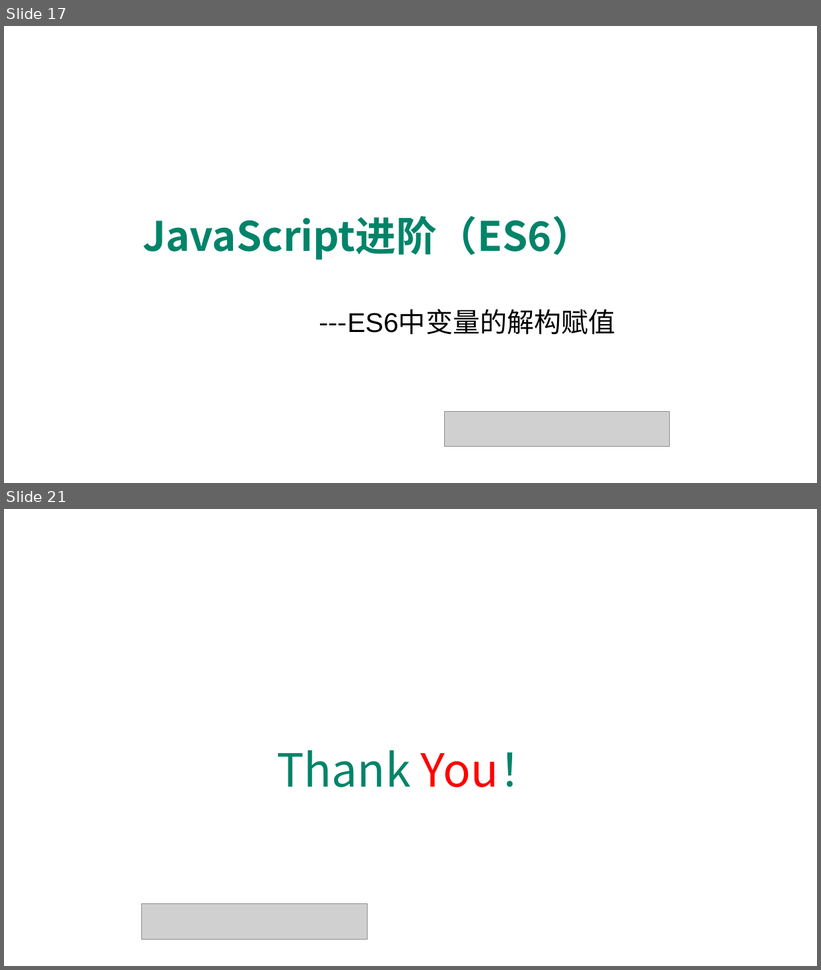
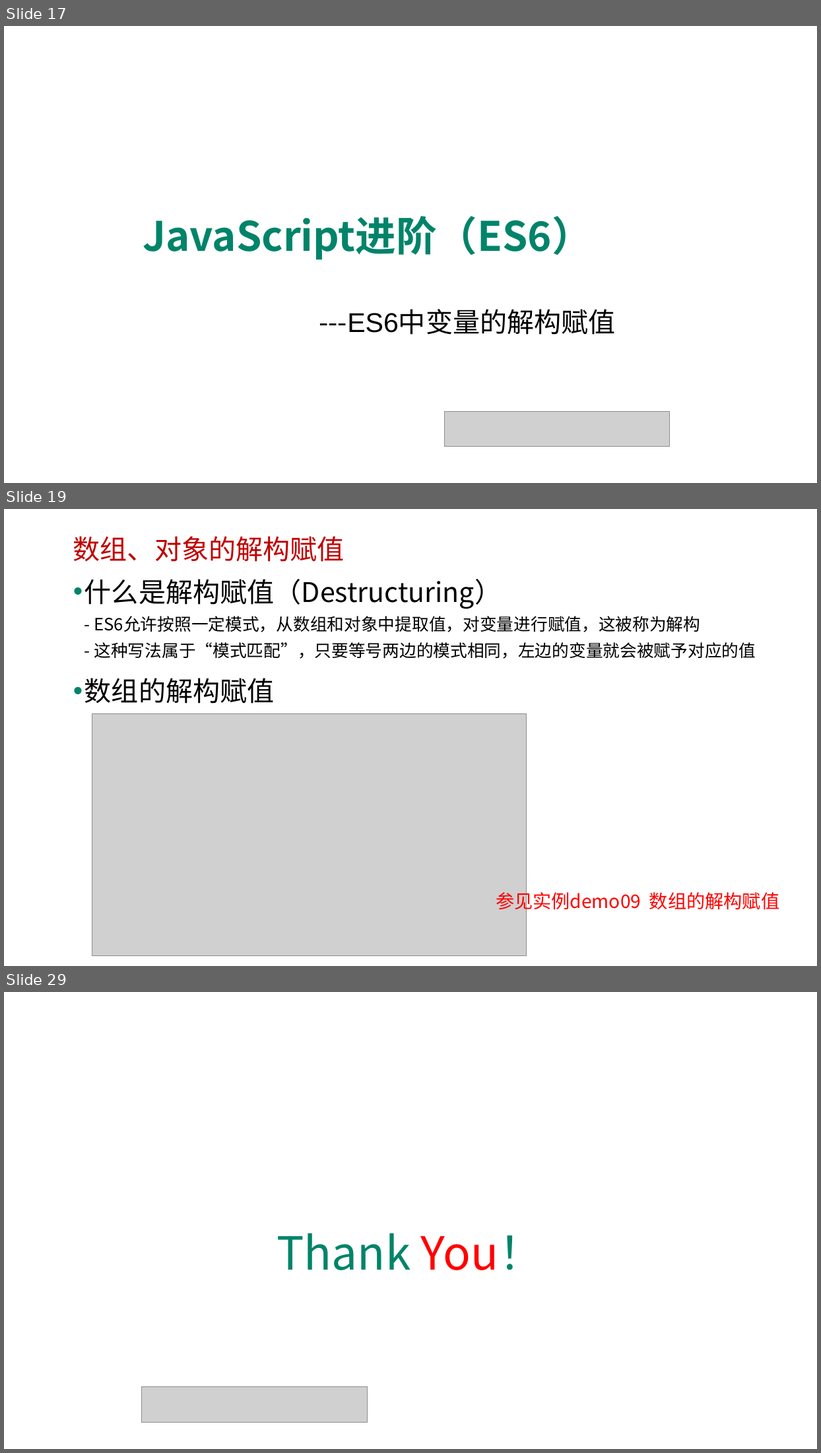
Before and after one commit to edu2act/course-javascript-advanced, a slide deck: 课程PPT/13.ECMAScript 6 一.pptx. Shown one above the other, each under a label of ours: slides 17 and 21 before the commit, slides 17, 19 and 29 after it; the slides between them are not shown. The pictures are 821x970 and 821x1453 pixels, drawn with LibreOffice and Linux fonts; fonts in the diff are those of the drawing; grey boxes stand for pictures; background and template pictures are left out. Boxes give left, top, right and bottom in pixels: in the first picture for what was removed or moved away, otherwise in the second. Text is boxed around its words. In the diff, an @@ line names an element or a change of style, - is before the commit and + after.

```diff
--- a/课程PPT/13.ECMAScript 6 一.pptx
+++ b/课程PPT/13.ECMAScript 6 一.pptx
@@ slide 19 added at <box>4,509,817,966</box>, background picture (left out) @@
@@ text added at <box>73,536,345,562</box>, 32 pt, text #C00000 @@
+数组、对象的解构赋值
@@ text added at <box>85,579,756,704</box>, 20 pt, text #000000 @@
+• 什么是解构赋值（Destructuring）
+  - ES6允许按照一定模式，从数组和对象中提取值，对变量进行赋值，这被称为解构
+  - 这种写法属于“模式匹配”，只要等号两边的模式相同，左边的变量就会被赋予对应的值
+• 数组的解构赋值
@@ picture added at <box>92,714,527,956</box> @@
@@ text added at <box>496,889,780,913</box>, 22 pt, text #FF0000 @@
+参见实例demo09 数组的解构赋值
@@ what was slide 21 is now slide 29 @@
```
Also in this commit, not shown: 3 slides changed, 7 other slides added, 6 other files.
